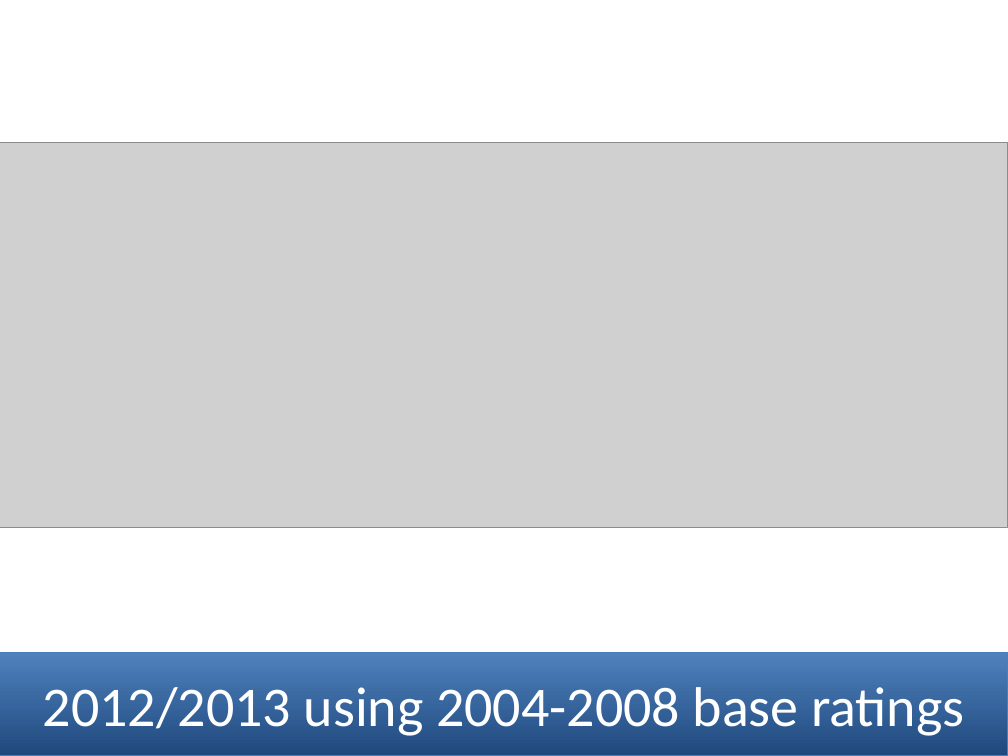
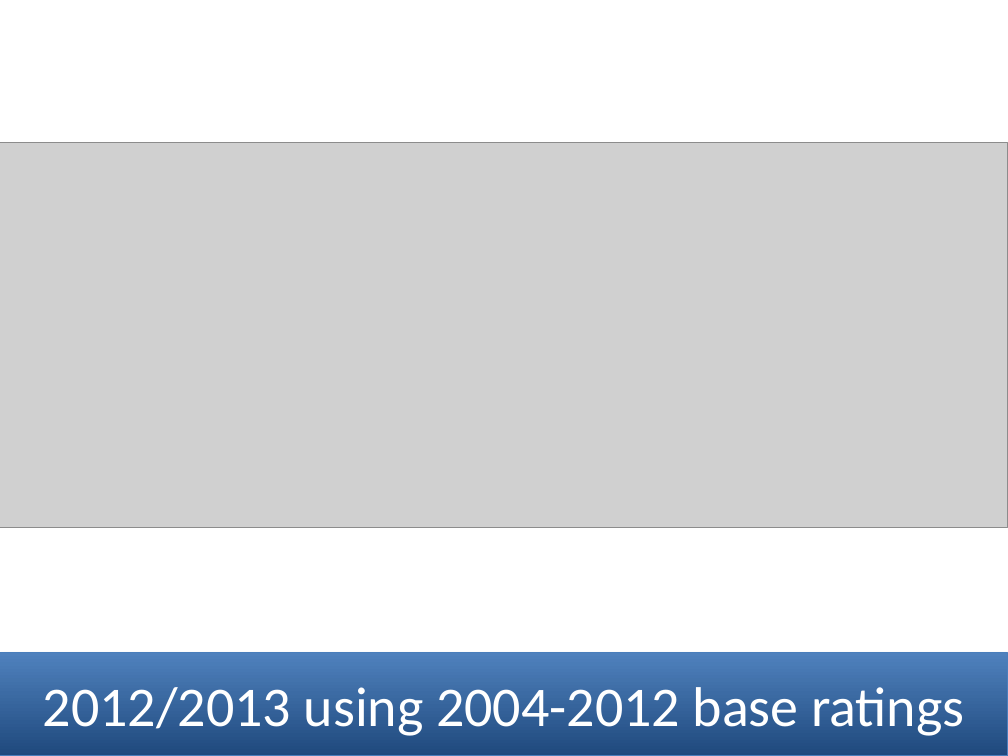
Before and after one commit to mneedham/ranking-algorithms, a slide deck: slide 48 of data-science-london.pptx. Drawn at 1008x756 pixels with LibreOffice and Linux fonts; fonts in the diff are those of the drawing; grey boxes stand for pictures. Boxes give left, top, right and bottom in pixels: in the first picture for what was removed or moved away, otherwise in the second. Text is boxed around its words. In the diff, an @@ line names an element or a change of style, - is before the commit and + after.

```diff
--- a/data-science-london.pptx
+++ b/data-science-london.pptx
@@ text in rectangle at <box>43,687,964,736</box>: text changed @@
-2012/2013 using 2004-2008 base ratings
+2012/2013 using 2004-2012 base ratings
```
Also in this commit, not shown: 2 other slides changed, 1 slide added, 1 other file.
